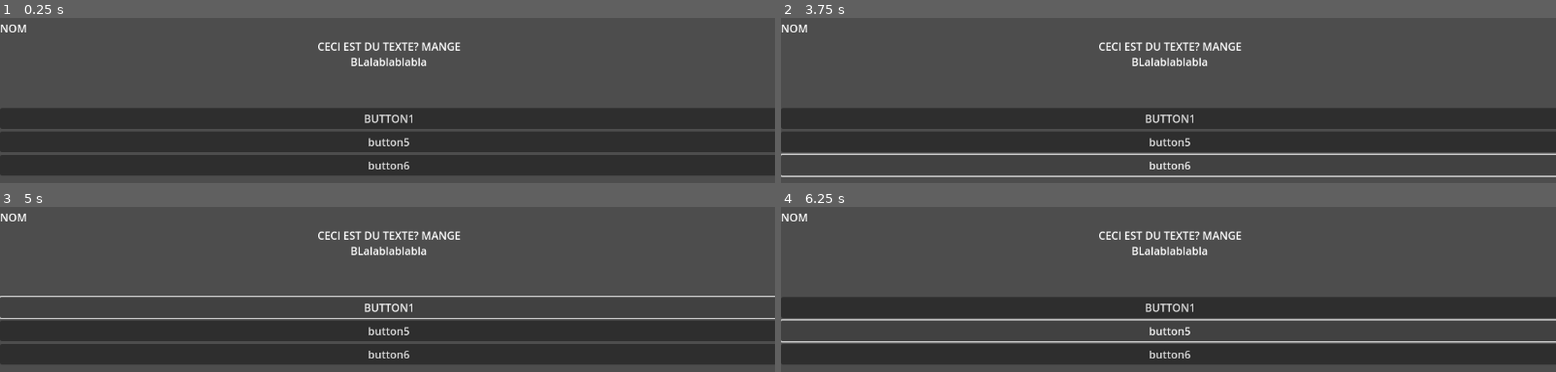
Above: before the commit, frames 1-4 (two rows, left to right).
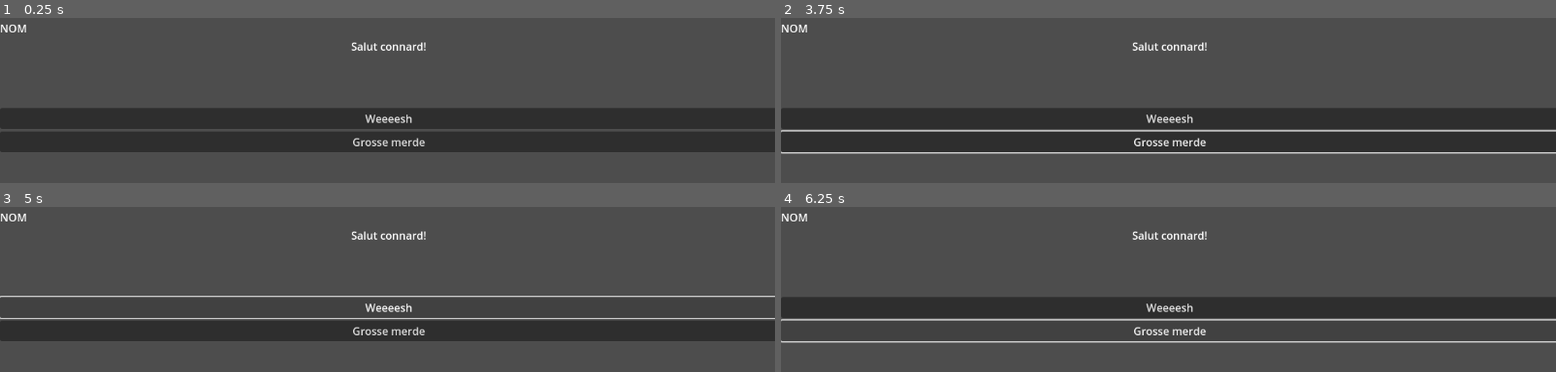
Above: after the commit, the same moments.

Repository: Atheninc/dialogue_systeme_godot
Game: Godot game, scene res://window.tscn
Two runs of this game, one before a commit and one after it. Both use one fixed random seed, a clock stepped at 60 frames per second and the inputs below. The project has no main scene, so this scene is started directly.
Inputs (mouse positions are in pixels of both pictures, inside the frame that each line leads up to):
- Up to frame 1 (0.25 s): no input
- Up to frame 2 (3.75 s): click (1168, 118) at 0.5 s, where only the run before the commit has a clickable "BUTTON1"; click (1168, 118) at 1.25 s, where only the run after the commit has a clickable "Weeeesh"; click (1168, 141) at 2 s, where only the run before the commit has a clickable "button5"; click (1168, 141) at 2.75 s, where only the run after the commit has a clickable "Grosse merde"; click (1168, 164) at 3.5 s, where only the run before the commit has a clickable "button6"
- Up to frame 3 (5 s): click (387, 307) at 4.25 s, where only the run before the commit has a clickable "BUTTON1"
- Up to frame 4 (6.25 s): click (1168, 307) at 5 s, where only the run after the commit has a clickable "Weeeesh"; click (1168, 330) at 5.75 s, where only the run before the commit has a clickable "button5"

The runs differ from the first frame. In frame 1, 14% of the frame differs, in the area x 0-100%, y 14-96%; in frame 2, 5.1%; in frame 3, 14%; in frame 4, 14%.

Commit message:
added window conversation management and signals

Diff:
--- /dev/null
+++ b/window.gd
@@ -0,0 +1,57 @@
+extends CanvasLayer
+class_name DialogueWindow
+@export var conv_dict: Conversation
+@onready var ChoiceButtonScene := preload("res://prefabs/button_choix_prefab.tscn")
+
+# Called when the node enters the scene tree for the first time.
+func _ready() -> void:
+	if conv_dict:
+		display_conversation(conv_dict)
+
+
+@onready var choice_box: VBoxContainer = $VBoxContainer2/VBoxContainer/HBoxContainer
+@onready var text_box: RichTextLabel = $VBoxContainer2/VBoxContainer/RichTextLabel
+
+# Called every frame. 'delta' is the elapsed time since the previous frame.
+func _process(delta: float) -> void:
+	pass
+
+# 🔄 Set a new conversation (call from parent)
+func set_conversation(new_conv: Conversation) -> void:
+	conv_dict = new_conv
+	display_conversation(conv_dict)
+
+# 💬 Display or update UI (to be implemented)
+func display_conversation(convo: Conversation) -> void:
+	# Set the main dialogue text
+	text_box.text = convo.txt
+
+	# Clear previous buttons
+	clear_choice_buttons()
+
+	print("Conversation:", convo.txt)
+
+	for choice in convo.choix:
+		var button := ChoiceButtonScene.instantiate()
+
+		if button is Button:
+			button.text = choice.txt
+			button.set_meta("id", choice.id)
+			button.pressed.connect(_on_choice_pressed.bind(choice.id))
+			choice_box.add_child(button)
+
+
+func clear_choice_buttons() -> void:
+	for child in choice_box.get_children():
+		child.queue_free()
+signal choice(choice_id: int)
+
+func _on_choice_pressed(choice_id: int) -> void:
+	for choice in conv_dict.choix:
+		if choice.id == choice_id:
+			print("You chose option ID:", choice_id, " → ", choice.txt)
+			emit_signal("choice", choice_id)
+			break
+
+
+	# You can emit a signal to the parent if needed
--- a/window.tscn
+++ b/window.tscn
@@ -1,8 +1,31 @@
-[gd_scene load_steps=2 format=3 uid="uid://by522hqmlv5nv"]
+[gd_scene load_steps=8 format=3 uid="uid://cubuhvcfjnagr"]
 
-[ext_resource type="PackedScene" uid="uid://cc1b7i3kyadyn" path="res://prefabs/button_choix_prefab.tscn" id="1_mvsta"]
+[ext_resource type="Script" uid="uid://pu4s3f1tcg74" path="res://window.gd" id="1_mvsta"]
+[ext_resource type="PackedScene" uid="uid://cc1b7i3kyadyn" path="res://prefabs/button_choix_prefab.tscn" id="2_hjewq"]
+[ext_resource type="Script" uid="uid://drukt2ms4cblo" path="res://scripts/choice.gd" id="2_srjdr"]
+[ext_resource type="Script" uid="uid://bn64n81dqnugy" path="res://scripts/conversation.gd" id="3_4vd1n"]
+
+[sub_resource type="Resource" id="Resource_ifklg"]
+script = ExtResource("2_srjdr")
+id = 0
+txt = "Weeeesh"
+metadata/_custom_type_script = "uid://drukt2ms4cblo"
+
+[sub_resource type="Resource" id="Resource_ygqcu"]
+script = ExtResource("2_srjdr")
+id = 1
+txt = "Grosse merde"
+metadata/_custom_type_script = "uid://drukt2ms4cblo"
+
+[sub_resource type="Resource" id="Resource_cv8km"]
+script = ExtResource("3_4vd1n")
+txt = "Salut connard!"
+choix = Array[ExtResource("2_srjdr")]([SubResource("Resource_ifklg"), SubResource("Resource_ygqcu")])
+metadata/_custom_type_script = "uid://bn64n81dqnugy"
 
 [node name="Window" type="CanvasLayer"]
+script = ExtResource("1_mvsta")
+conv_dict = SubResource("Resource_cv8km")
 
 [node name="VBoxContainer2" type="VBoxContainer" parent="."]
 offset_top = 379.0
@@ -33,28 +56,6 @@
 size_flags_vertical = 3
 alignment = 1
 
-[node name="Button" parent="VBoxContainer2/VBoxContainer/HBoxContainer" instance=ExtResource("1_mvsta")]
+[node name="Button" parent="VBoxContainer2/VBoxContainer/HBoxContainer" instance=ExtResource("2_hjewq")]
 layout_mode = 2
-
-[node name="Button2" type="Button" parent="VBoxContainer2/VBoxContainer/HBoxContainer"]
-visible = false
-layout_mode = 2
-text = "BUTTON2"
-
-[node name="Button3" type="Button" parent="VBoxContainer2/VBoxContainer/HBoxContainer"]
-visible = false
-layout_mode = 2
-text = "BUTTON3"
-
-[node name="Button4" type="Button" parent="VBoxContainer2/VBoxContainer/HBoxContainer"]
-visible = false
-layout_mode = 2
-text = "BUTTON4"
-
-[node name="Button5" type="Button" parent="VBoxContainer2/VBoxContainer/HBoxContainer"]
-layout_mode = 2
-text = "button5"
-
-[node name="Button6" type="Button" parent="VBoxContainer2/VBoxContainer/HBoxContainer"]
-layout_mode = 2
-text = "button6"
+text = "DEBUG"
Not shown, added: window.gd.uid
